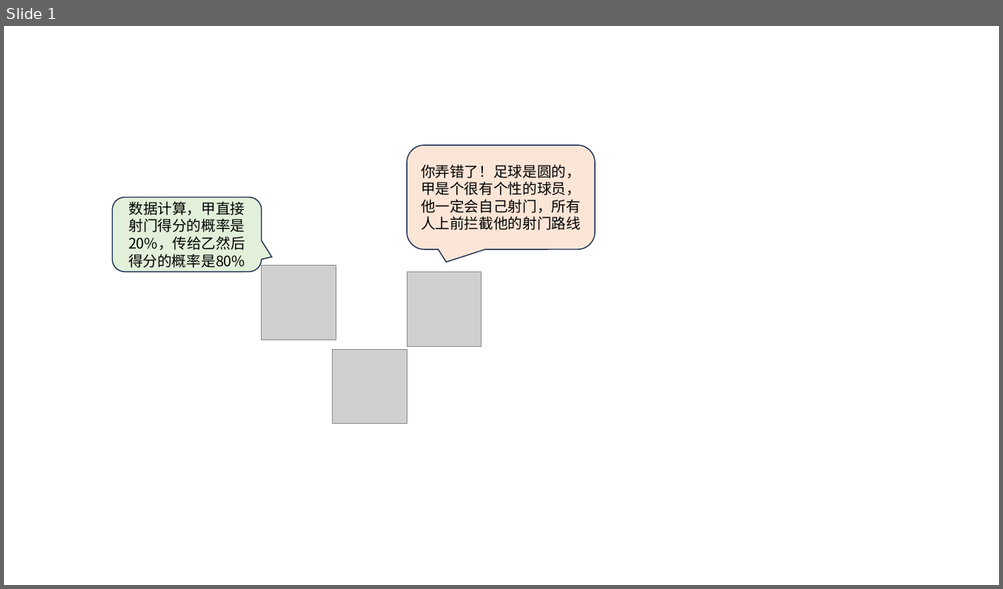
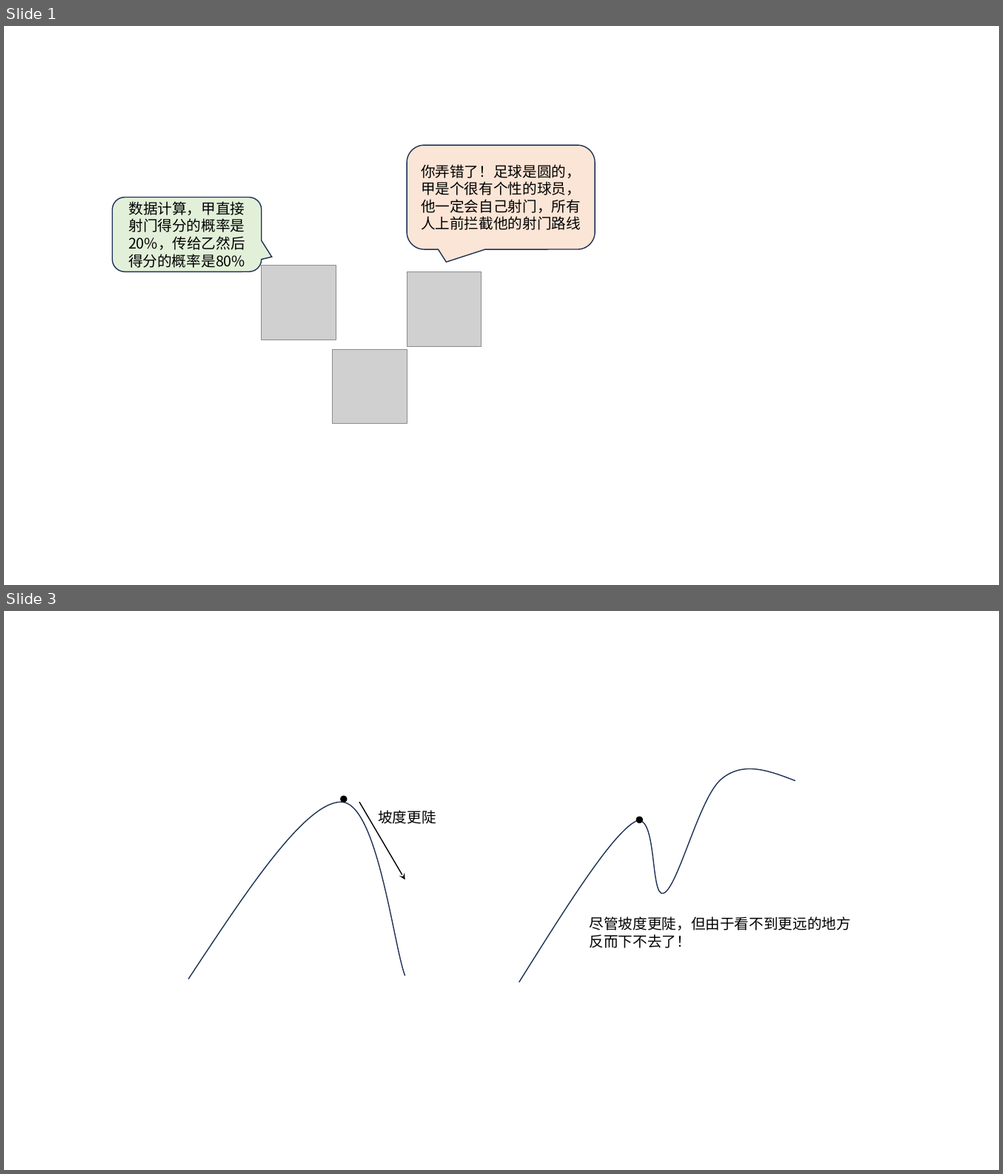
Before and after one commit to datawhalechina/joyrl-book, a slide deck: docs/ch6/main.pptx. Shown one above the other, each under a label of ours: slide 1 before the commit, slides 1 and 3 after it; the slides between them are not shown. The pictures are 1003x589 and 1003x1174 pixels, drawn with LibreOffice and Linux fonts; fonts in the diff are those of the drawing; grey boxes stand for pictures. Boxes give left, top, right and bottom in pixels: in the first picture for what was removed or moved away, otherwise in the second. Text is boxed around its words. In the diff, an @@ line names an element or a change of style, - is before the commit and + after.

```diff
--- a/docs/ch6/main.pptx
+++ b/docs/ch6/main.pptx
@@ slide 3 added at [4, 611, 999, 1170], background #FFFFFF @@
@@ freeform shape added at [519, 769, 795, 982], outline #1E3256 1 pt @@
@@ freeform shape added at [188, 802, 404, 980], outline #1E3256 1 pt @@
@@ ellipse added at [341, 796, 347, 802], fill #000000, outline #000000 1 pt @@
@@ arrow added from (359, 802) to (404, 880), #000000 1 pt @@
@@ text added at [378, 810, 435, 824], 14 pt, text #000000 @@
+坡度更陡
@@ ellipse added at [637, 817, 643, 823], fill #000000, outline #000000 1 pt @@
@@ text added at [589, 917, 851, 948], 14 pt, text #000000 @@
+尽管坡度更陡，但由于看不到更远的地方反而下不去了！
```
Also in this commit, not shown: 1 other slide added, 1 slide removed, 3 other files.
